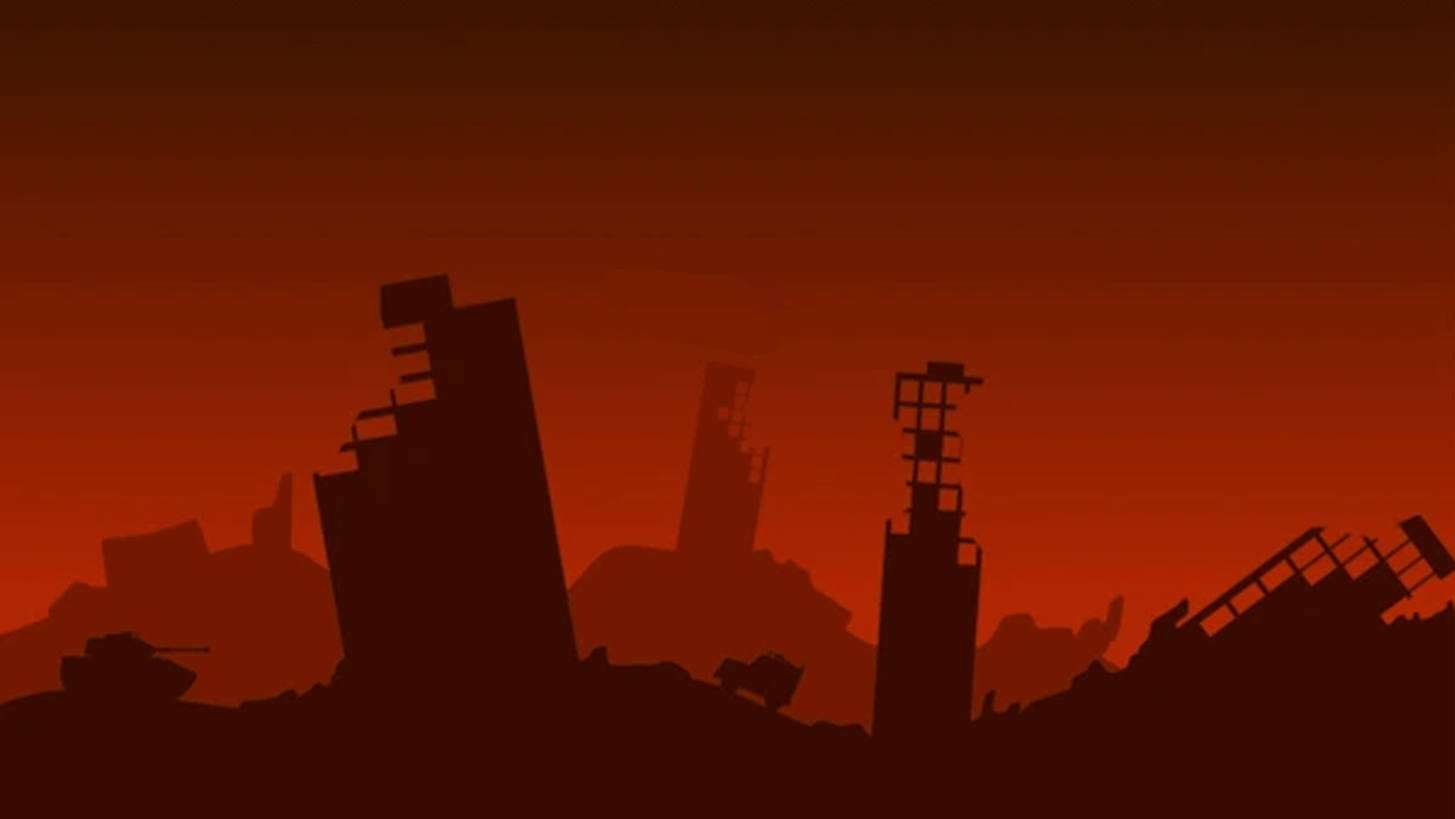
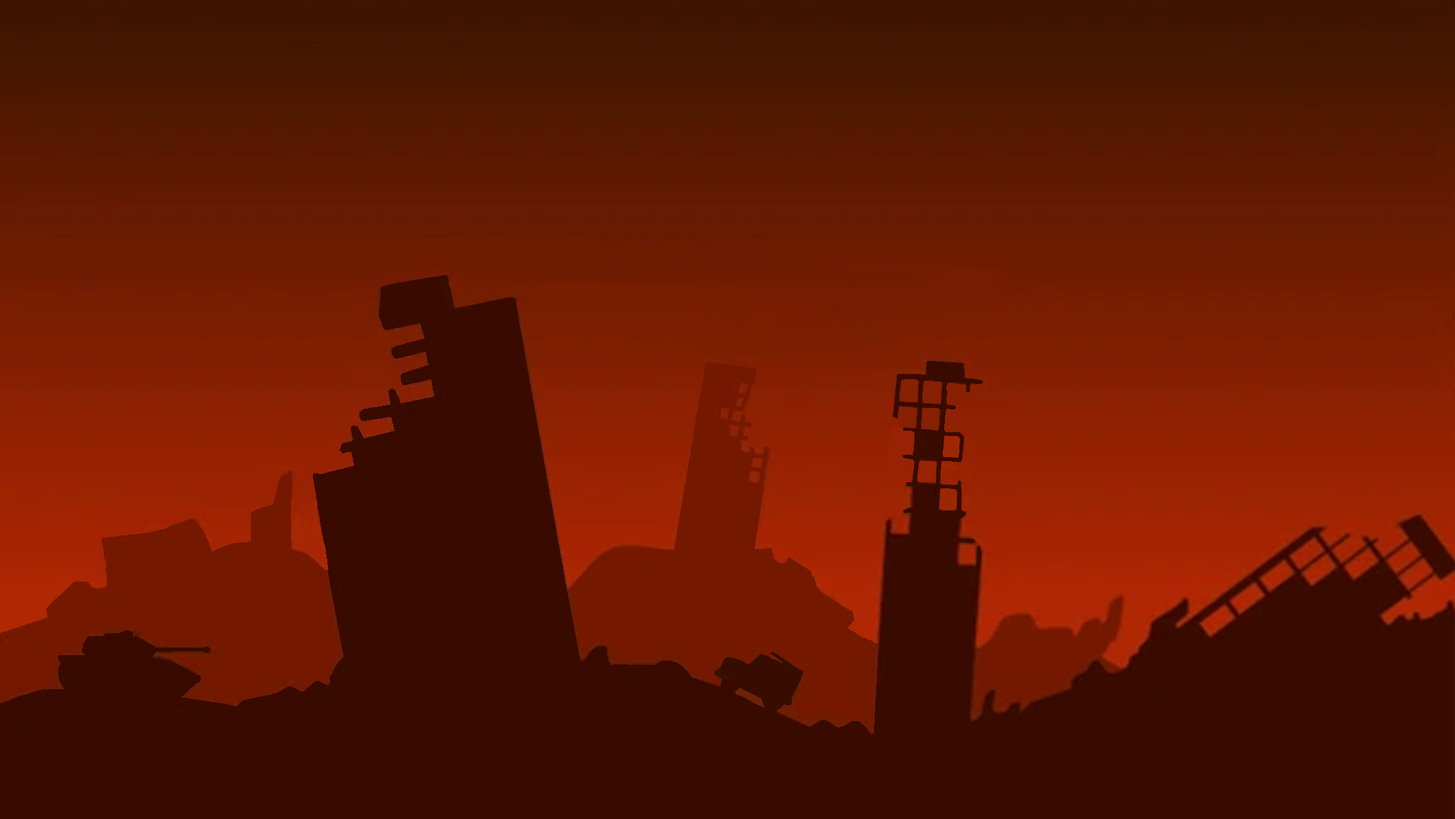
Revision of a layered 1455 × 819 image; what changed, layer by layer:
painted on "Layer 1" over [0, 237, 1095, 740]
